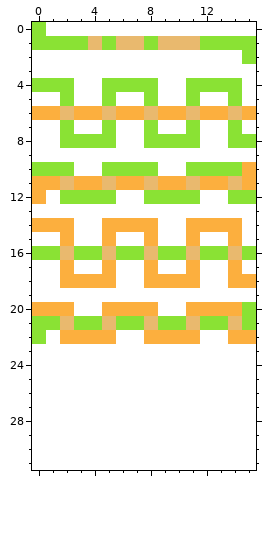
A pixel-art sprite gets an edit: JumpJointTests.png. That is the earlier state.
The file is 16x26 pixels. The old version is drawn lined up with the new one, on the new canvas.
The same view after the edit:
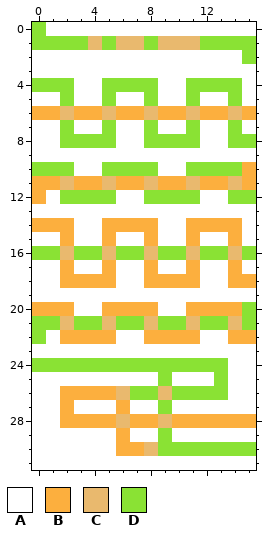
Palette (. is transparent): A #ffffff  B #fcaf3e  C #e9b96e  D #8ae234
The exact change:
canvas 16x26 -> 16x32
Colour A is added in row 26 at x 0 to 1 and 14 to 15; in row 27 at x 0 to 1, 3 to 5, 7 to 8 and 10 to 15; in row 28 at x 0 to 1; in row 29 at x 0 to 5, 7 to 8 and 10 to 15; in row 30 at x 0 to 5; in row 31 at x 0 to 15.
Colour B is added in row 26 at x 2 to 5; in row 27 at x 2 and 6; in row 28 at x 2 to 5, 7 to 8 and 10 to 15; in row 29 at x 6; in row 30 at x 6 to 7.
Colour C is added in row 26 at x 6 and 9; in row 28 at x 6 and 9; in row 30 at x 8.
Colour D is added in row 26 at x 7 to 8 and 10 to 13; in row 27 at x 9; in row 29 at x 9; in row 30 at x 9 to 15.
Colour D replaces colour A in row 24 at x 0 to 13; in row 25 at x 9 and 13.
Where, in picture pixels (left, top, right, bottom), the same in both pictures:
changed: (32, 358, 256, 470)
